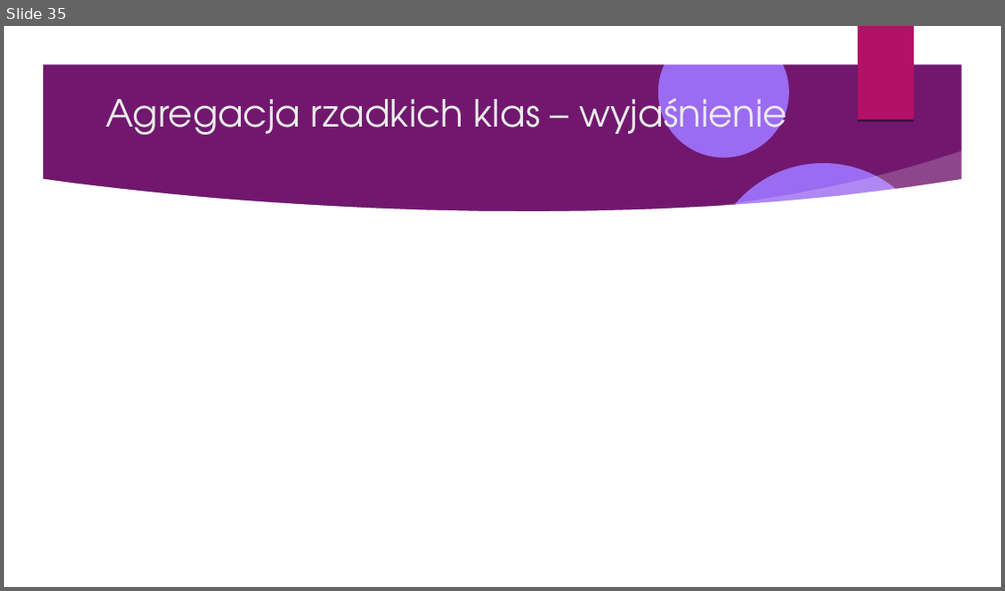
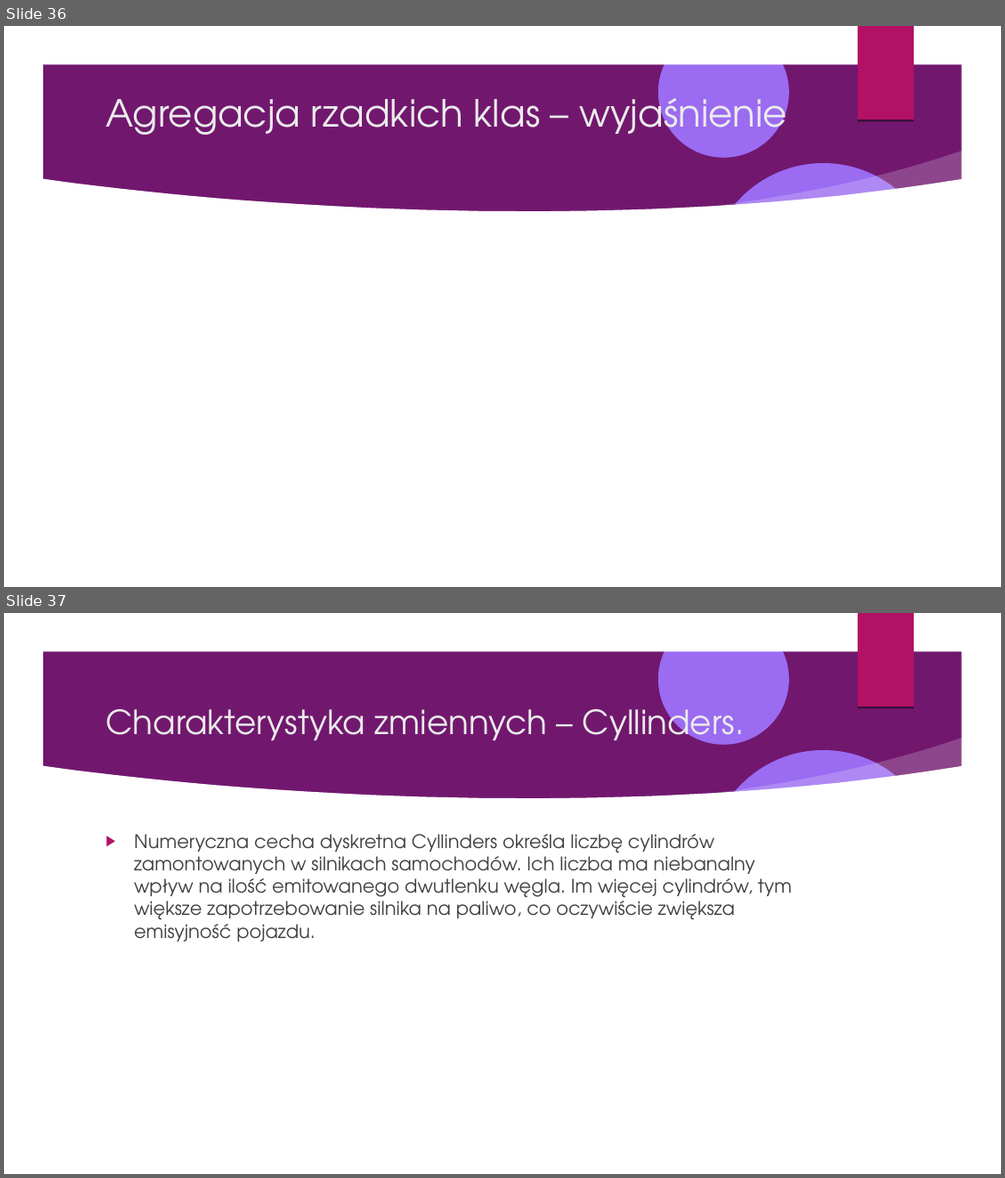
Before and after one commit to Pawel-Tomasz-Nowak/Scientific-collaboration, a slide deck: EmissionAnalysis/Prezentacja projektu.odp. Shown one above the other, each under a label of ours: slide 35 before the commit, slides 36 and 37 after it. The pictures are 1005x591 and 1005x1178 pixels, drawn with LibreOffice and Linux fonts; fonts in the diff are those of the drawing; background and template pictures are left out. Boxes give left, top, right and bottom in pixels: in the first picture for what was removed or moved away, otherwise in the second. Text is boxed around its words. In the diff, an @@ line names an element or a change of style, - is before the commit and + after.

```diff
--- a/EmissionAnalysis/Prezentacja projektu.odp
+++ b/EmissionAnalysis/Prezentacja projektu.odp
@@ slide 37 added at (4,613,1001,1174), background picture (left out); not listed: 9 template elements that a slide beside it also shows @@
@@ title added at (105,700,744,745), 32 pt, text #EBEBEB @@
+Charakterystyka zmiennych – Cyllinders.
@@ text added at (134,834,792,941), 18 pt, text #404040 @@
+▶ Numeryczna cecha dyskretna Cyllinders określa liczbę cylindrów zamontowanych w silnikach samochodów. Ich liczba ma niebanalny wpływ na ilość emitowanego dwutlenku węgla. Im więcej cylindrów, tym większe zapotrzebowanie silnika na paliwo, co oczywiście zwiększa emisyjność pojazdu.
@@ what was slide 35 is now slide 36 @@
```
Also in this commit, not shown: 2 slides changed, 10 other slides added, 6 slides removed, 3 other files.
